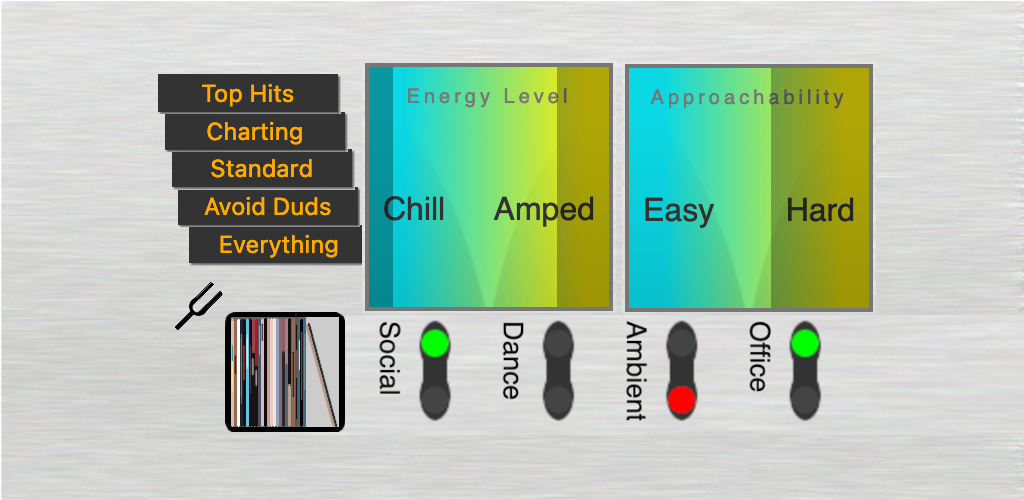
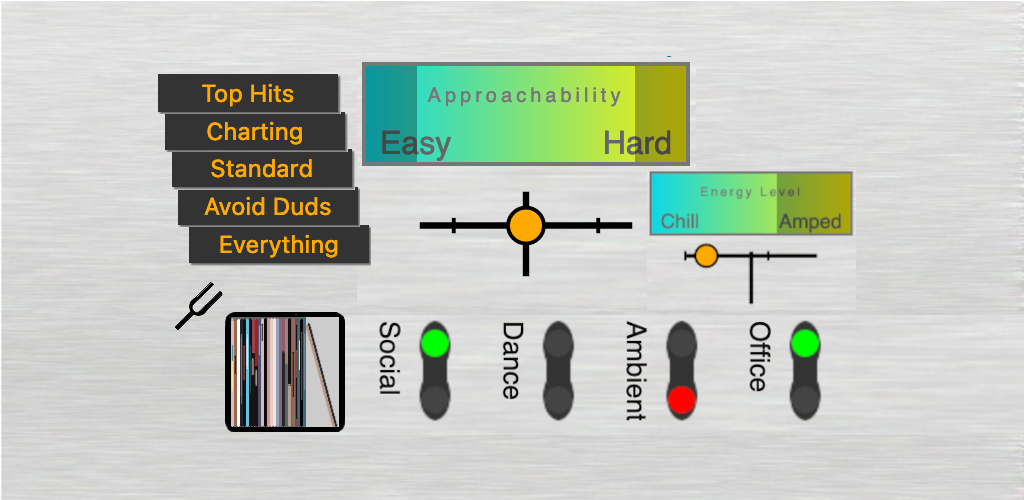
Layer changes from the first 1024px x 500px image to the second:
renamed "Approachability" to "tempEnergyLevel.png", painted on it over bbox(622, 62, 876, 313)
renamed "Energy Level" to "tempApproachability.png", moved it above "Cutoffs", painted on it over bbox(357, 56, 696, 313)
